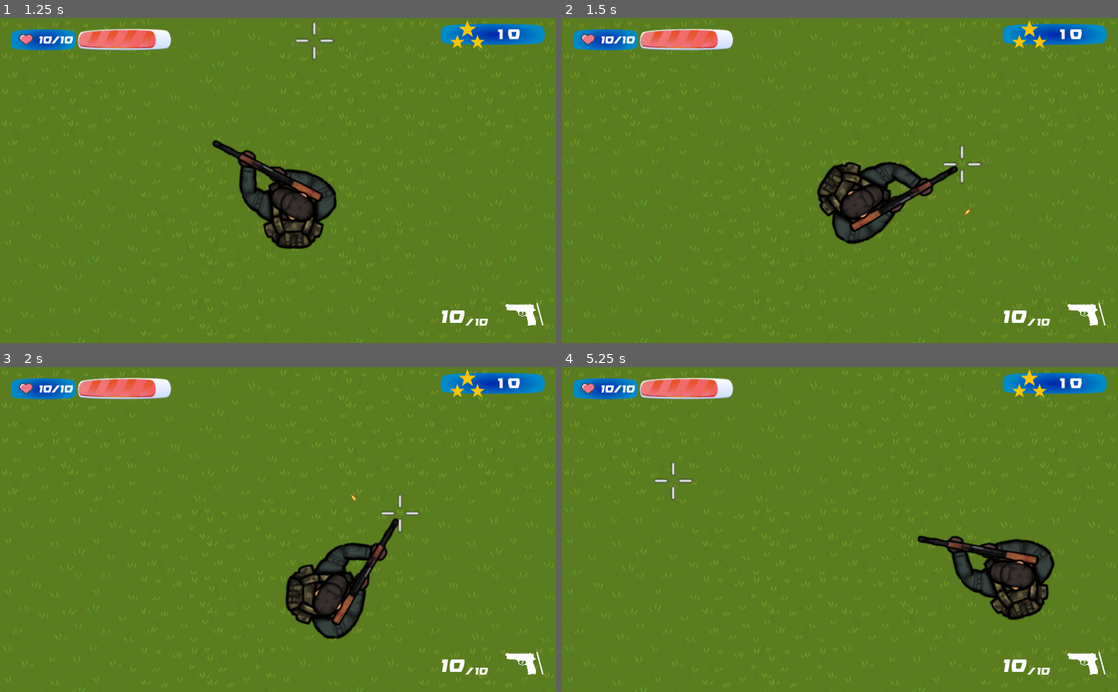
Above: before the commit, frames 1-4 (two rows, left to right).
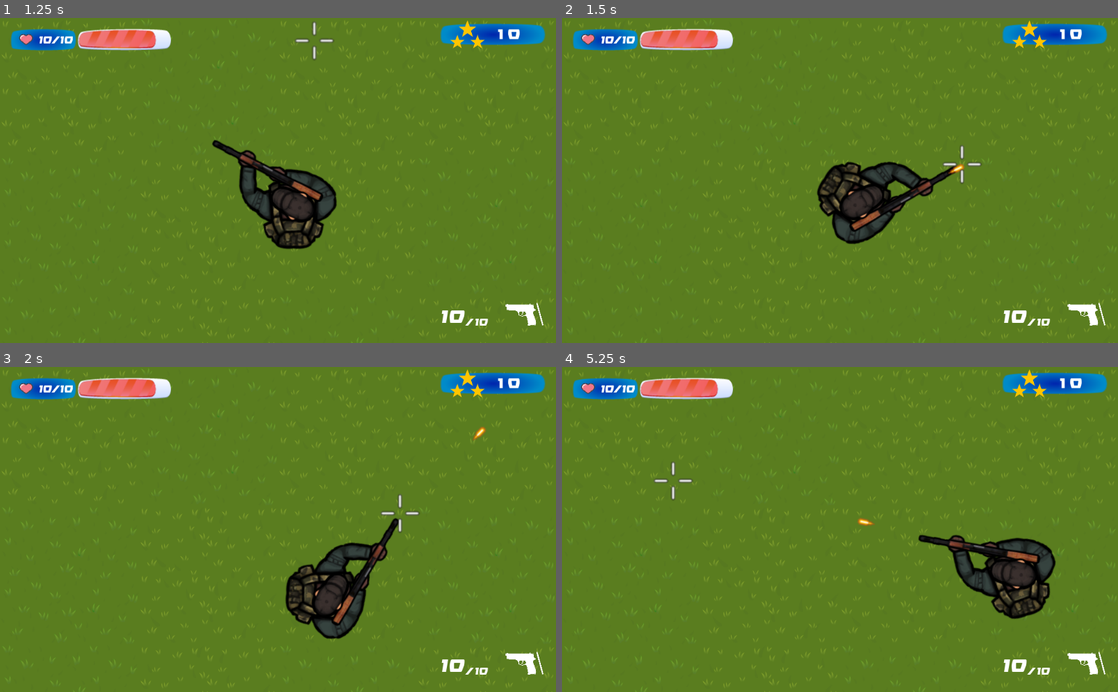
Above: after the commit, the same moments.

Repository: ekarus/godot_training
Game: Godot game, scene res://UI/MainMenu.tscn
The game is run twice, just before and just after one commit, with the same random seed, the same clock (stepped at 60 frames per second) and the same inputs.
Inputs (mouse positions are in pixels of both pictures, inside the frame that each line leads up to):
- Up to frame 1 (1.25 s): click "START" at 0.5 s
- Up to frame 2 (1.5 s): tap Enter at 1.25 s; move the mouse to (962, 164) at 1.27 s; press the mouse at (962, 164) at 1.28 s; hold D (player_move_right) from 1.28 s (still down)
- Up to frame 3 (2 s): keep holding D (player_move_right)
- Up to frame 4 (5.25 s): move the mouse to (728, 545) at 2.02 s; release D (player_move_right) at 2.03 s; release the mouse at (728, 545) at 2.03 s; hold S (player_move_down) 2.03-2.78 s; click (728, 545) at 2.1 s; move the mouse to (895, 458) at 2.77 s; press the mouse at (895, 458) at 2.78 s; hold D (player_move_right) 2.78-3.53 s; move the mouse to (812, 594) at 3.52 s; release the mouse at (812, 594) at 3.53 s; hold W (player_move_up) 3.53-4.28 s; click (812, 594) at 3.6 s; move the mouse to (1006, 578) at 4.27 s; press the mouse at (1006, 578) at 4.28 s; hold A (player_move_left) from 4.28 s (still down); move the mouse to (673, 480) at 5.02 s; release the mouse at (673, 480) at 5.03 s; click (673, 480) at 5.1 s

Frame 1 is identical in both runs. In frame 2, less than 0.1% of the frame differs, in the area x 69-74%, y 44-61%; in frame 3, less than 0.1%; in frame 4, 1.2%, in the area x 53-89%, y 46-78%.

Commit message:
Fixed projectiles behaviour
- Added camera for player(disabled by default, because mouse contols is very buggy with it)
- Added interface for damaging Actors

Diff:
--- a/Src/GGP/Actor.gd
+++ b/Src/GGP/Actor.gd
@@ -18,3 +18,6 @@
 
 func _process(delta):
 	look_at(TargetPoint)
+
+func _apply_damage(amount):
+	pass
--- a/Src/GGP/BaseWeapon.gd
+++ b/Src/GGP/BaseWeapon.gd
@@ -13,13 +13,13 @@
 	cooldown.wait_time = cooldownTime
 	pass # Replace with function body.
 
-func _shoot(shot_positon : Vector2, shot_orientation : float):
+func _shoot():
 	if !cooldown.is_stopped() or not Projectile:
 		return
 
 	var proj : Projectile = Projectile.instance()
-	proj.global_position = shot_positon
-	proj.rotation = shot_orientation + deg2rad(random_spread(spread))
+	proj.global_position = self.global_position
+	proj.rotation = self.global_rotation + deg2rad(random_spread(spread))
 	proj.speed *= 1.0 + random_spread(0.4)
 #	proj.shooter = owner
 
--- a/Src/GGP/Player.gd
+++ b/Src/GGP/Player.gd
@@ -33,7 +33,7 @@
 	MovementDir = desiredDirection
 
 	if Input.is_action_pressed("player_shoot"):
-		(activeWeapon as WeaponBase)._shoot(self.position + activeWeapon.position, -self.rotation_degrees)
+		(activeWeapon as WeaponBase)._shoot()
 
 	pass
 
--- a/Src/GGP/Projectile.gd
+++ b/Src/GGP/Projectile.gd
@@ -1,4 +1,4 @@
-extends KinematicBody2D
+extends Area2D
 class_name Projectile
 
 export var speed := 1650.0
@@ -17,9 +17,14 @@
 	add_child(timer)
 
 func _physics_process(delta: float) -> void:
-	var collision := move_and_collide(speed * direction * delta)
-	if collision:
+	global_position += speed * -direction * delta
+	pass
+
+func _on_Projectile_body_entered(body):
+	if body is Actor:
+		(body as Actor)._apply_damage(damage)
 		destroy()
+	pass # Replace with function body.
 
 func destroy():
 #	self.set_is_active = false
--- a/actors/Bullet.tscn
+++ b/actors/Bullet.tscn
@@ -12,7 +12,8 @@
 radius = 3.41119
 height = 6.65678
 
-[node name="KinematicBody2D" type="KinematicBody2D"]
+[node name="Projectile" type="Area2D"]
+scale = Vector2( 2, 2 )
 script = ExtResource( 2 )
 
 [node name="Sprite" type="Sprite" parent="."]
@@ -23,3 +24,4 @@
 [node name="CollisionShape2D" type="CollisionShape2D" parent="."]
 position = Vector2( 0.755749, -0.377874 )
 shape = SubResource( 2 )
+[connection signal="body_entered" from="." to="." method="_on_Projectile_body_entered"]
--- a/actors/Player.tscn
+++ b/actors/Player.tscn
@@ -20,6 +20,13 @@
 position = Vector2( -5.93253, -23.5514 )
 shape = SubResource( 1 )
 
+[node name="Camera2D" type="Camera2D" parent="."]
+position = Vector2( -10.1229, -14.4175 )
+rotation = 1.5708
+zoom = Vector2( 2, 2 )
+smoothing_enabled = true
+smoothing_speed = 7.0
+
 [node name="Weapon" parent="." instance=ExtResource( 3 )]
 position = Vector2( 183.028, -0.0845795 )
 rotation = 1.5708
--- a/project.godot
+++ b/project.godot
@@ -49,7 +49,7 @@
 "language": "GDScript",
 "path": "res://Src/GGP/Player.gd"
 }, {
-"base": "KinematicBody2D",
+"base": "Area2D",
 "class": "Projectile",
 "language": "GDScript",
 "path": "res://Src/GGP/Projectile.gd"
